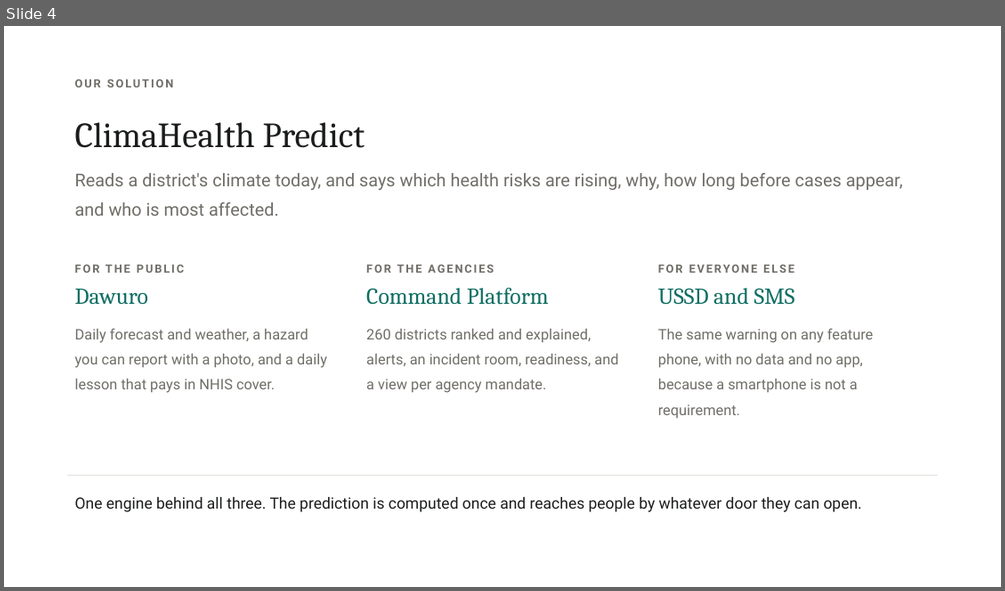
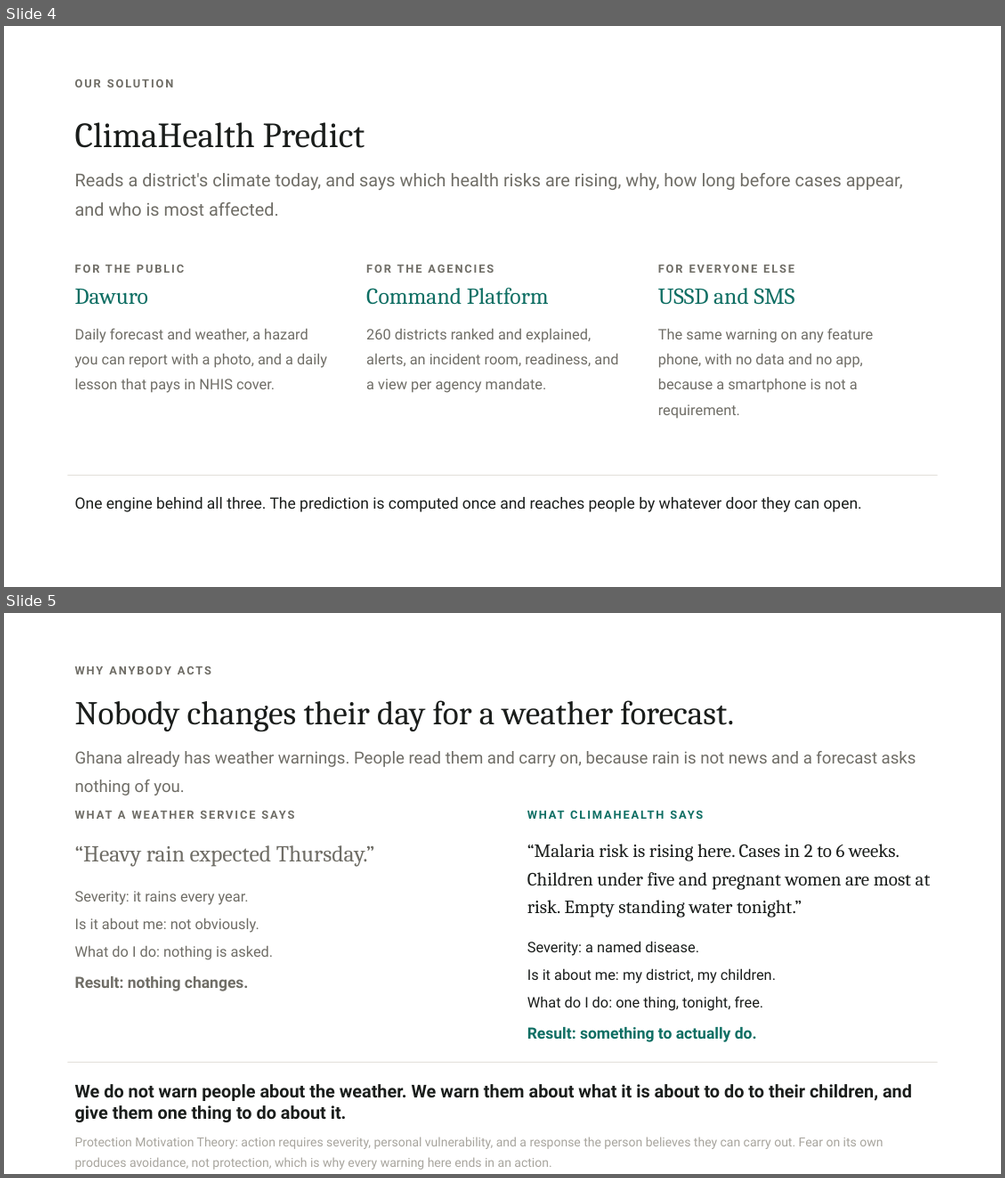
Before and after one commit to Joeboy77/ClimateHealth, a slide deck: deck/ClimaHealth-Predict.pptx. Shown one above the other, each under a label of ours: slide 4 before the commit, slides 4 and 5 after it. The pictures are 1005x591 and 1005x1178 pixels, drawn with LibreOffice and Linux fonts; fonts in the diff are those of the drawing. Boxes give left, top, right and bottom in pixels: in the first picture for what was removed or moved away, otherwise in the second. Text is boxed around its words. In the diff, an @@ line names an element or a change of style, - is before the commit and + after.

```diff
--- a/deck/ClimaHealth-Predict.pptx
+++ b/deck/ClimaHealth-Predict.pptx
@@ slide 5 added at [4, 613, 1001, 1174], background #FFFFFF @@
@@ text added at [75, 666, 211, 674], 11 pt, text #6F6D66, bold @@
+WHY ANYBODY ACTS
@@ text added at [75, 700, 916, 767], 16 pt, text #6F6D66 @@
+Nobody changes their day for a weather forecast.
+Ghana already has weather warnings. People read them and carry on, because rain is not news and a forecast asks nothing of you.
@@ text added at [75, 811, 375, 991], 14 pt, text #6F6D66 @@
+WHAT A WEATHER SERVICE SAYS
+“Heavy rain expected Thursday.”
+Severity: it rains every year.
+Is it about me: not obviously.
+What do I do: nothing is asked.
+Result: nothing changes.
@@ text added at [527, 844, 930, 1042], 18 pt, text #1A1D1B @@
+WHAT CLIMAHEALTH SAYS
+“Malaria risk is rising here. Cases in 2 to 6 weeks. Children under five and pregnant women are most at risk. Empty standing water tonight.”
+Severity: a named disease.
+Is it about me: my district, my children.
+What do I do: one thing, tonight, free.
+Result: something to actually do.
@@ rectangle added at [67, 1062, 938, 1062], fill #E4E2DC @@
@@ text added at [75, 1084, 912, 1169], 12 pt, text #A8A59E @@
+We do not warn people about the weather. We warn them about what it is about to do to their children, and give them one thing to do about it.
+Protection Motivation Theory: action requires severity, personal vulnerability, and a response the person believes they can carry out. Fear on its own produces avoidance, not protection, which is why every warning here ends in an action.
```
Also in this commit, not shown: 2 slides changed, 1 other slide added, 2 other files.
